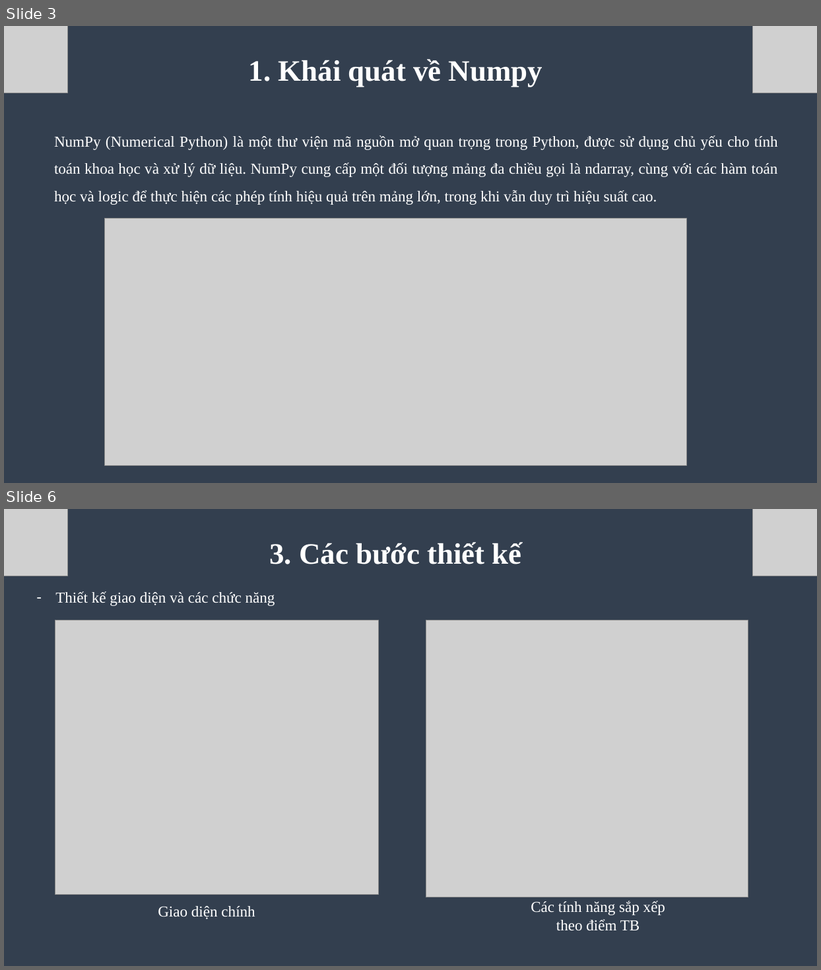
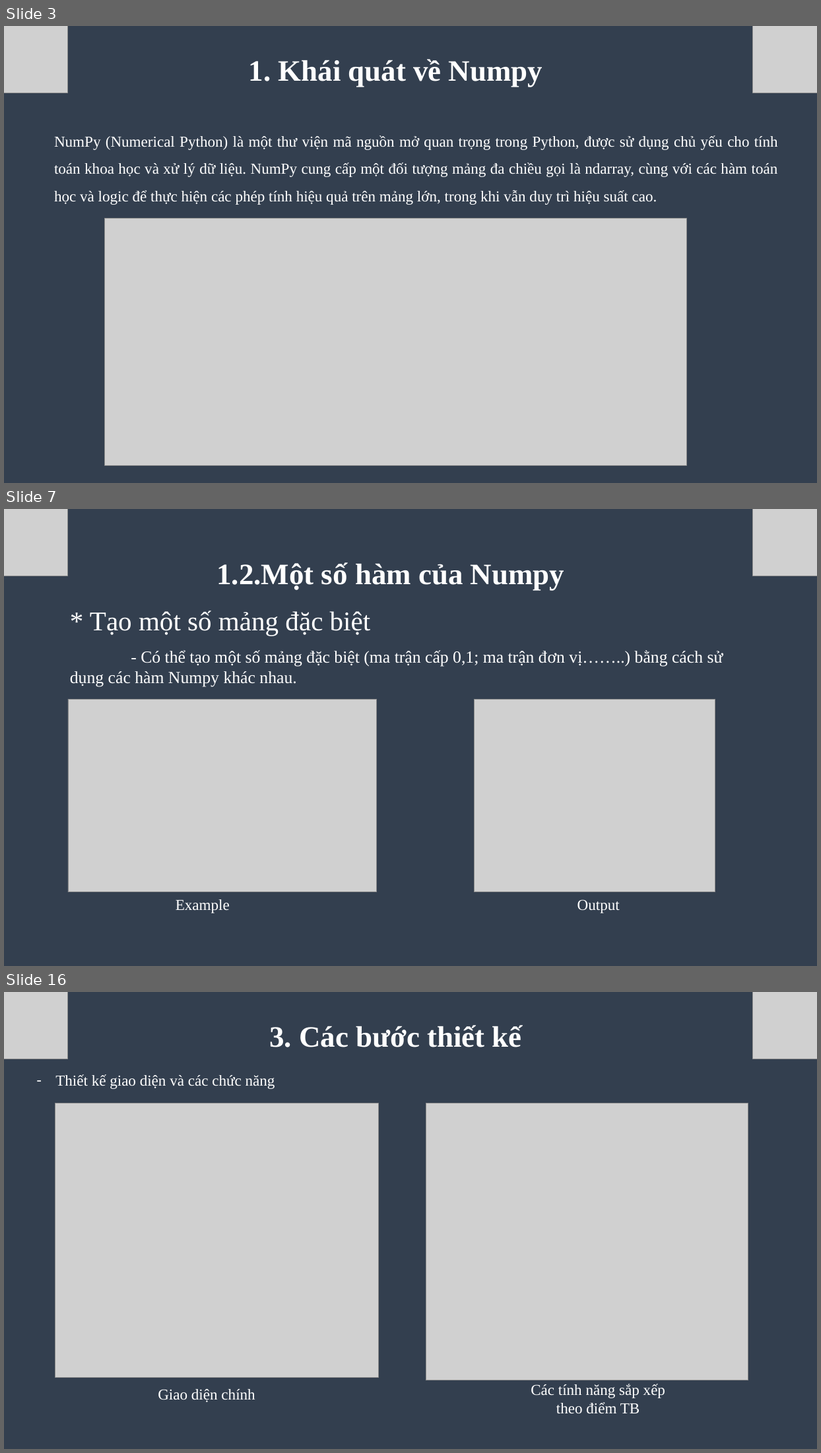
Before and after one commit to Toilaminh03/Numpy_PMMNM, a slide deck: tuan2.pptx. Shown one above the other, each under a label of ours: slides 3 and 6 before the commit, slides 3, 7 and 16 after it; the slides between them are not shown. The pictures are 821x970 and 821x1453 pixels, drawn with LibreOffice and Linux fonts; fonts in the diff are those of the drawing; grey boxes stand for pictures. Boxes give left, top, right and bottom in pixels: in the first picture for what was removed or moved away, otherwise in the second. Text is boxed around its words. In the diff, an @@ line names an element or a change of style, - is before the commit and + after.

Commit message:
Final Numpy

```diff
--- a/tuan2.pptx
+++ b/tuan2.pptx
@@ slide 7 added at (4, 509, 817, 966), background #333F50 @@
@@ picture added at (4, 509, 68, 576) @@
@@ picture added at (753, 509, 817, 576) @@
@@ text added at (217, 562, 564, 591), 35 pt, text #FFFFFF, bold @@
+1.2.Một số hàm của Numpy
@@ text added at (70, 611, 723, 687), 20 pt, text #FFFFFF @@
+* Tạo một số mảng đặc biệt
+- Có thể tạo một số mảng đặc biệt (ma trận cấp 0,1; ma trận đơn vị……..) bằng cách sử dụng các hàm Numpy khác nhau.
@@ picture added at (68, 699, 377, 892) @@
@@ picture added at (475, 699, 715, 892) @@
@@ text added at (176, 900, 230, 914), 18 pt, text #FFFFFF @@
+Example
@@ text added at (578, 900, 620, 914), 18 pt, text #FFFFFF @@
+Output
@@ what was slide 6 is now slide 16 @@
```
Also in this commit, not shown: 3 slides changed, 9 other slides added.
